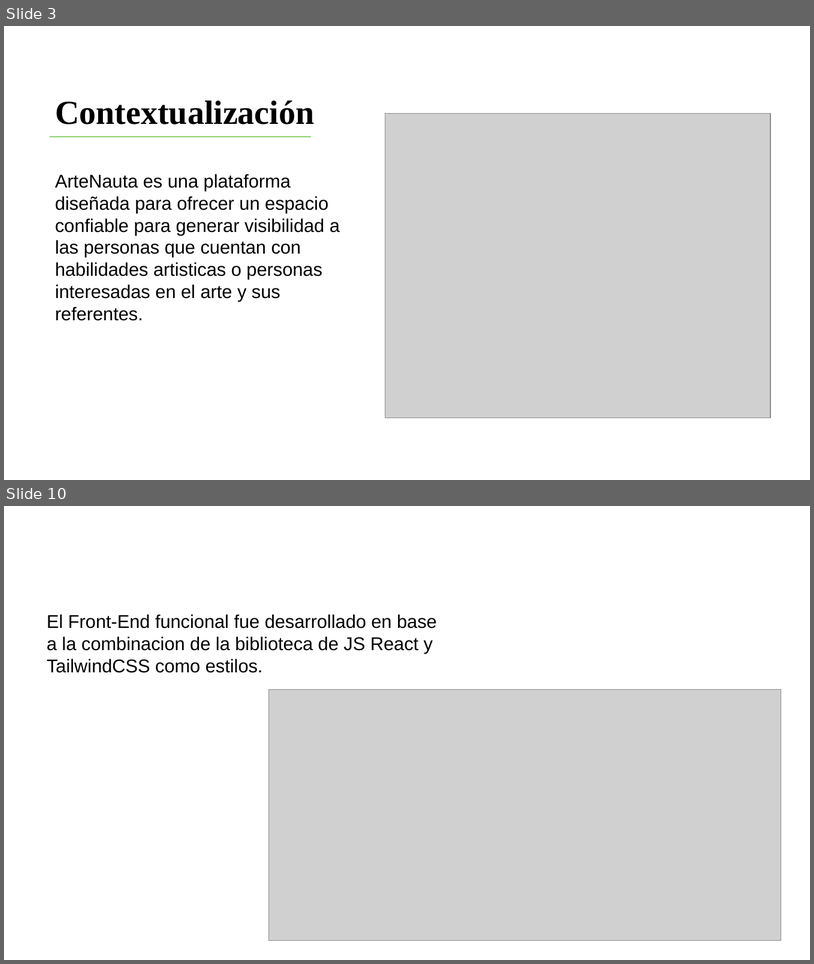
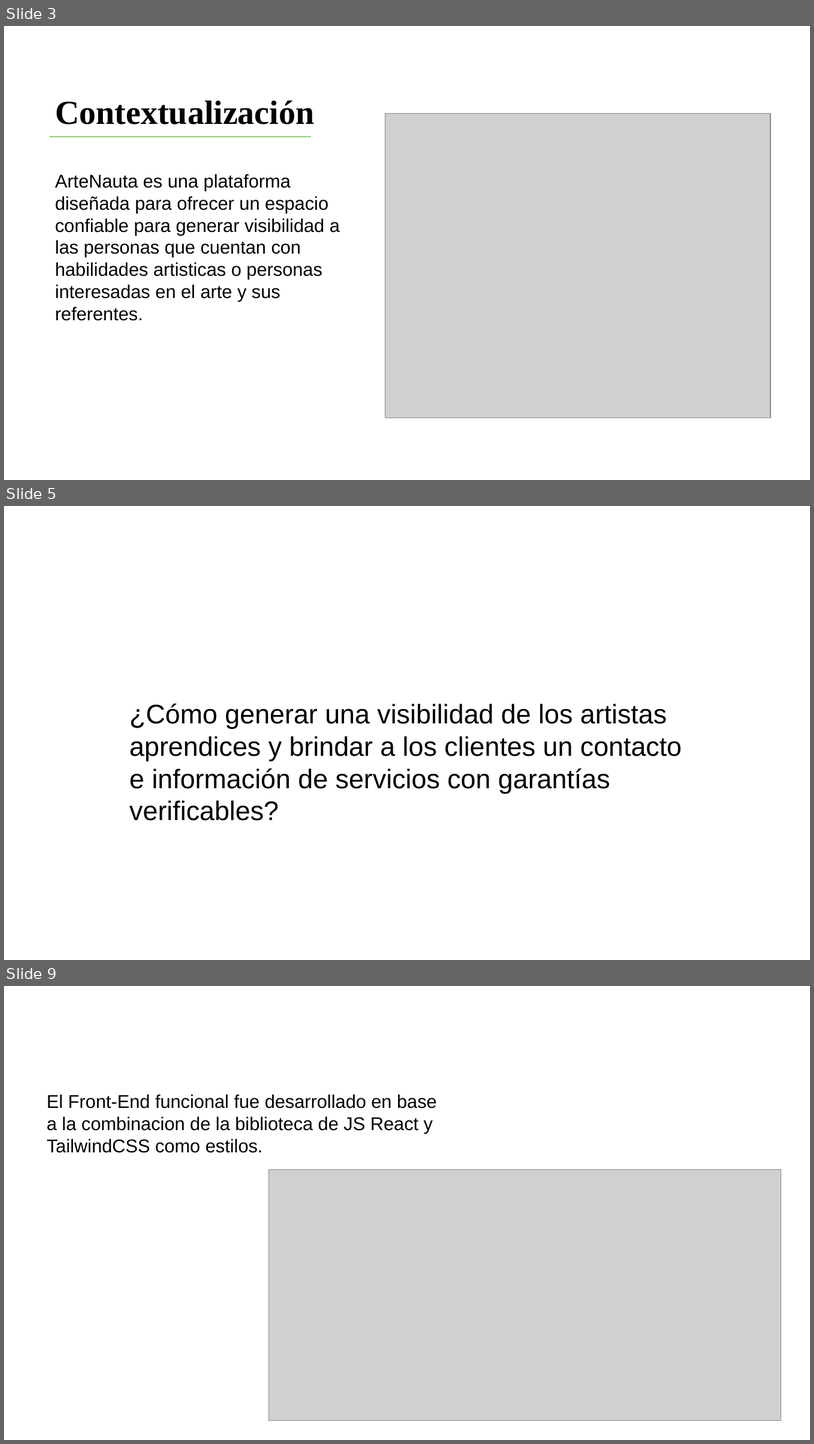
Before and after one commit to Esteban552209/Proyecto_Productivo_ArteNauta, a slide deck: Tercer Trimestre/Presentacion ArteNauta.pptx. Shown one above the other, each under a label of ours: slides 3 and 10 before the commit, slides 3, 5 and 9 after it; the slides between them are not shown. The pictures are 814x964 and 814x1444 pixels, drawn with LibreOffice and Linux fonts; fonts in the diff are those of the drawing; grey boxes stand for pictures; background and template pictures are left out. Boxes give left, top, right and bottom in pixels: in the first picture for what was removed or moved away, otherwise in the second. Text is boxed around its words. In the diff, an @@ line names an element or a change of style, - is before the commit and + after.

```diff
--- a/Tercer Trimestre/Presentacion ArteNauta.pptx
+++ b/Tercer Trimestre/Presentacion ArteNauta.pptx
@@ slide 5 added at (4, 506, 810, 960), background picture (left out) @@
@@ title added at (39, 529, 510, 567), 36 pt, text #FFFFFF, bold @@
+Pregunta problema
@@ text added at (129, 703, 682, 820), 32 pt, text #000000 @@
+¿Cómo generar una visibilidad de los artistas aprendices y brindar a los clientes un contacto e información de servicios con garantías verificables?
@@ what was slide 10 is now slide 9 @@
```
Also in this commit, not shown: 3 slides changed, 2 other slides added, 4 slides removed, 8 other files.
